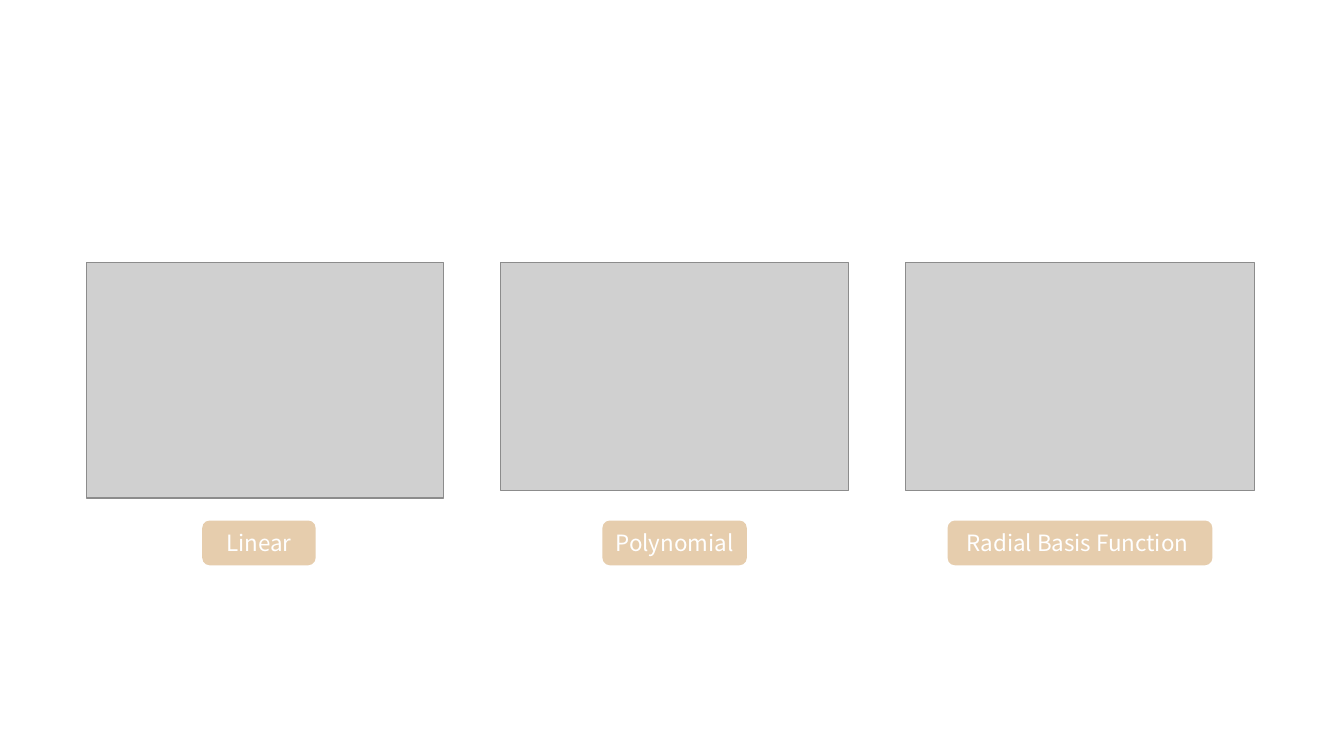
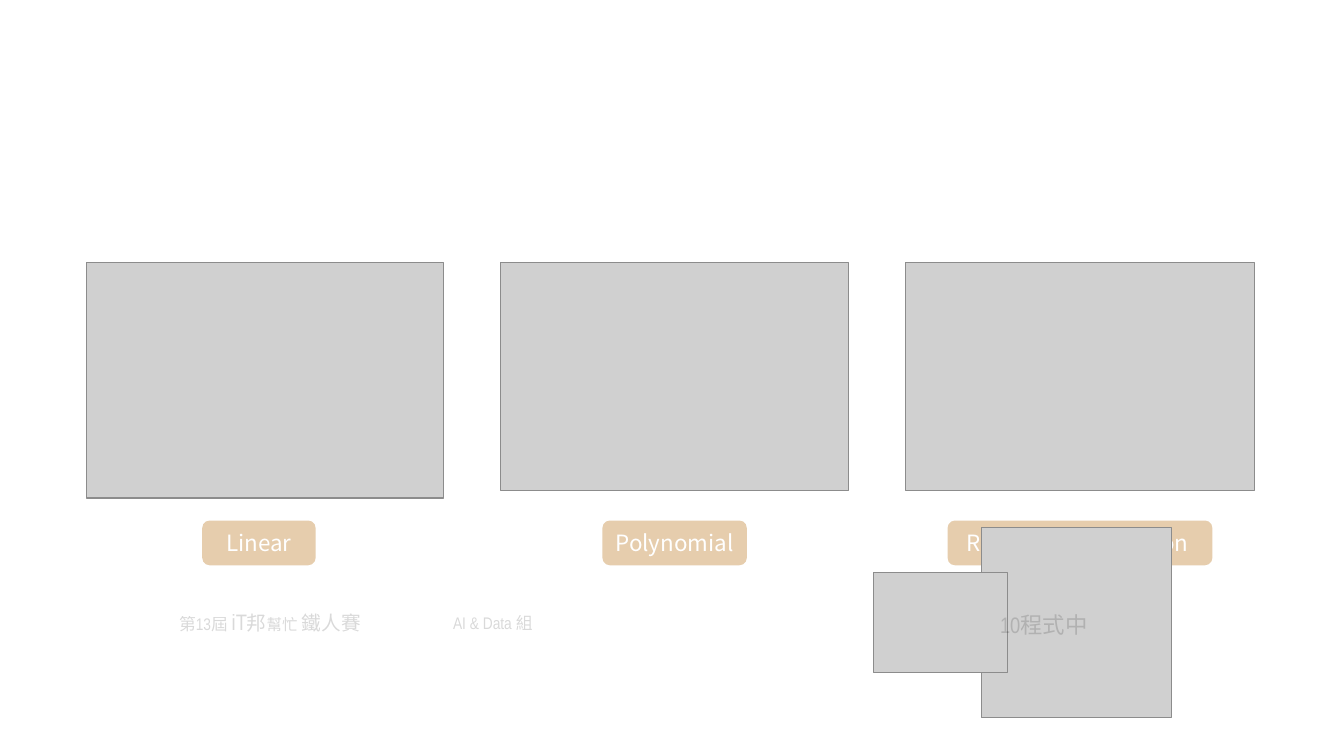
Before and after one commit to andy6804tw/andy6804tw.github.io, a slide deck: slide 6 of _posts/ithome/2021/11.SVM/11.SVM.pptx. Drawn at 1344x756 pixels with LibreOffice and Linux fonts; fonts in the diff are those of the drawing; grey boxes stand for pictures. Boxes give left, top, right and bottom in pixels: in the first picture for what was removed or moved away, otherwise in the second. Text is boxed around its words. In the diff, an @@ line names an element or a change of style, - is before the commit and + after.

```diff
--- a/_posts/ithome/2021/11.SVM/11.SVM.pptx
+++ b/_posts/ithome/2021/11.SVM/11.SVM.pptx
@@ group added at (179, 528, 1172, 718): 3 texts, 2 pictures @@
+第13屆 iT邦幫忙 鐵人賽
+AI & Data 組
+10程式中
```
Also in this commit, not shown: 4 other slides changed, 2 slides added, 1 slide removed, 8 other files.
